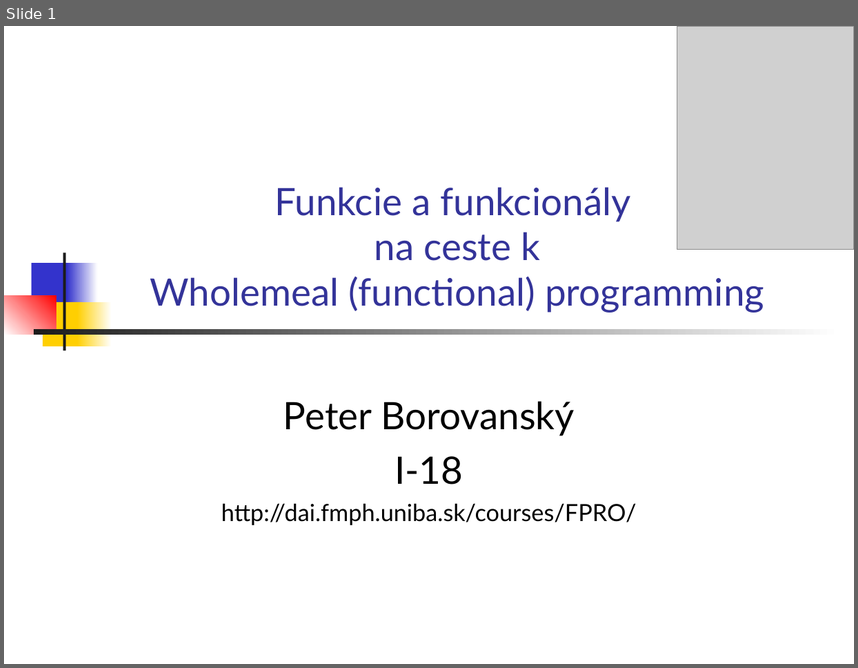
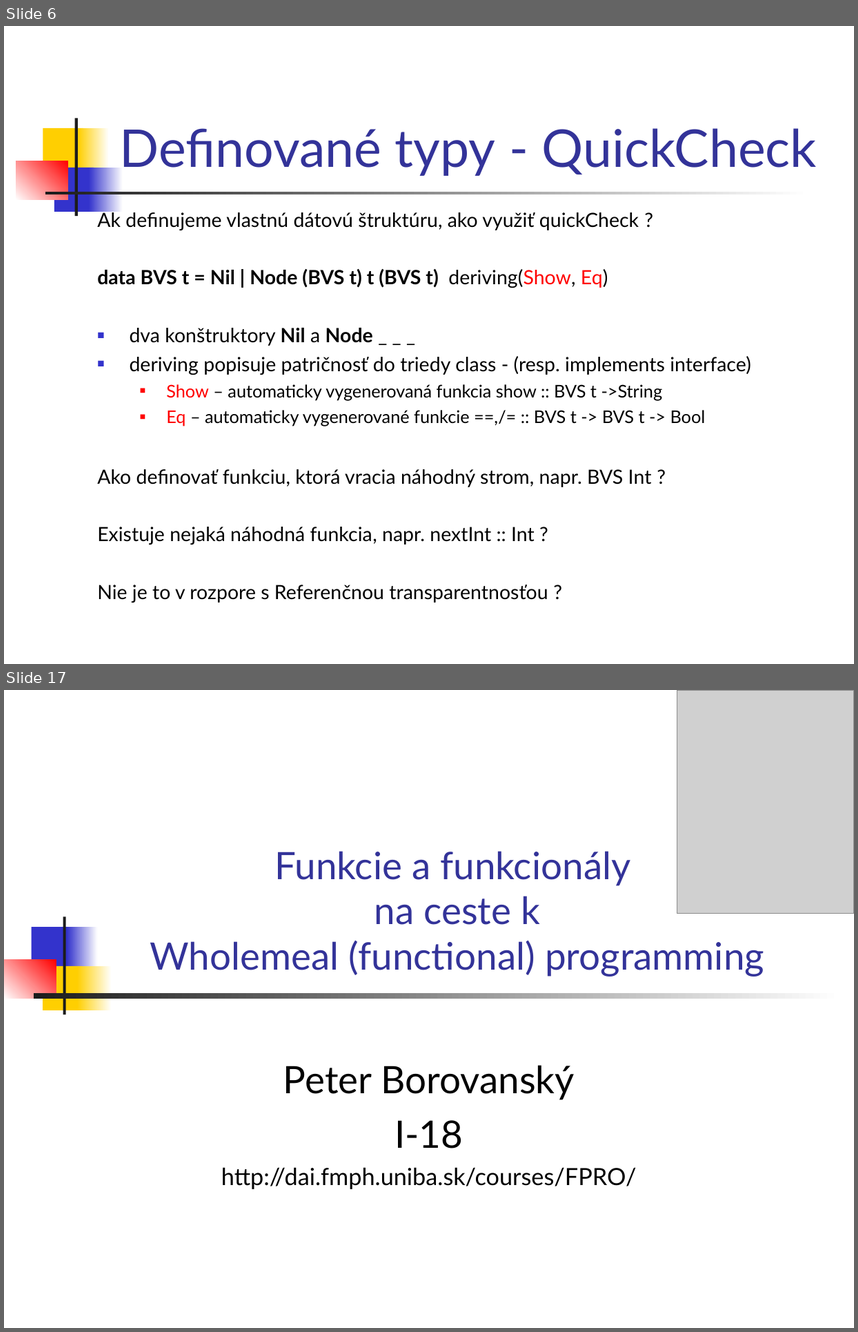
Before and after one commit to Funkcionalne/Prednasky, a slide deck: 03/03_fpro.ppt. Shown one above the other, each under a label of ours: slide 1 before the commit, slides 6 and 17 after it; the slides between them are not shown. The pictures are 858x668 and 858x1332 pixels, drawn with LibreOffice and Linux fonts; fonts in the diff are those of the drawing; grey boxes stand for pictures. Boxes give left, top, right and bottom in pixels: in the first picture for what was removed or moved away, otherwise in the second. Text is boxed around its words. In the diff, an @@ line names an element or a change of style, - is before the commit and + after.

```diff
--- a/03/03_fpro.ppt
+++ b/03/03_fpro.ppt
@@ slide 6 added at [4,26,854,664], background #FFFFFF @@
@@ rectangle added at [43,128,84,172], fill #FFCF01 @@
@@ rectangle added at [74,118,77,216], fill #1C1C1C @@
@@ rectangle added at [79,128,110,172], fill gradient #FFCF01 to #FFFFFF @@
@@ title added at [119,128,817,176], 44 pt, text #333399 @@
+Definované typy - QuickCheck
@@ rectangle added at [16,161,67,199], fill gradient #FFFFFF to #FF0000 @@
@@ rectangle added at [54,167,93,212], fill #3333CC @@
@@ rectangle added at [89,167,123,212], fill gradient #3333CC to #FFFFFF @@
@@ rectangle added at [45,192,810,194], fill gradient #1C1C1C to #FFFFFF @@
@@ text added at [97,210,751,602], 16.6 pt, text #000000 @@
+Ak definujeme vlastnú dátovú štruktúru, ako využiť quickCheck ?
+data BVS t = Nil | Node (BVS t) t (BVS t) deriving(Show, Eq)
+■ dva konštruktory Nil a Node _ _ _
+■ deriving popisuje patričnosť do triedy class - (resp. implements interface)
+  ■ Show – automaticky vygenerovaná funkcia show :: BVS t ->String
+  ■ Eq – automaticky vygenerované funkcie ==,/= :: BVS t -> BVS t -> Bool
+Ako definovať funkciu, ktorá vracia náhodný strom, napr. BVS Int ?
+Existuje nejaká náhodná funkcia, napr. nextInt :: Int ?
+Nie je to v rozpore s Referenčnou transparentnosťou ?
@@ what was slide 1 is now slide 17 @@
```
Also in this commit, not shown: 23 other slides added, 2 other files.
